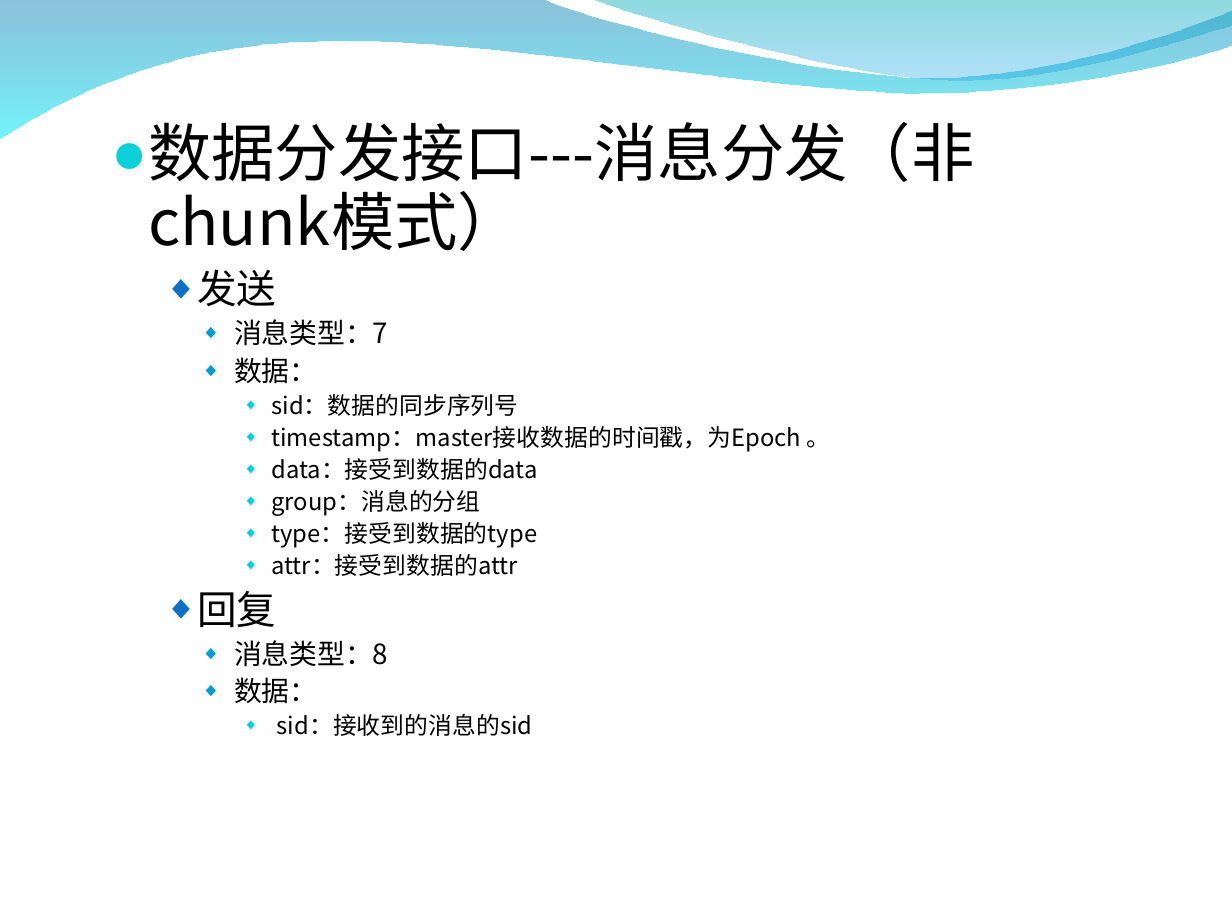
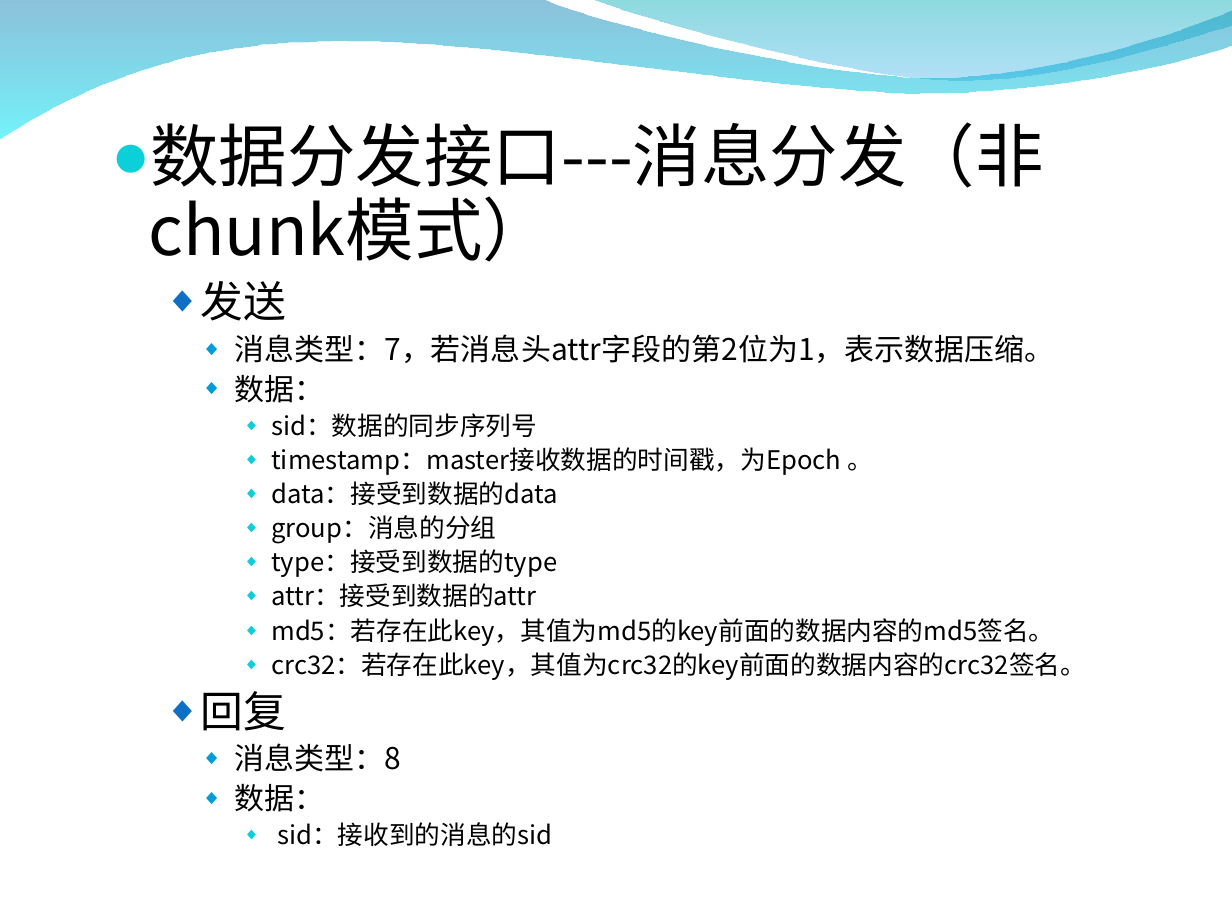
Before and after one commit to zxf1864/cwinux-mq, a slide deck: slide 15 of mq/doc/mq_introduce.ppt. Drawn at 1232x924 pixels with LibreOffice and Linux fonts; fonts in the diff are those of the drawing; background and template pictures are left out. Boxes give left, top, right and bottom in pixels: in the first picture for what was removed or moved away, otherwise in the second. Text is boxed around its words. In the diff, an @@ line names an element or a change of style, - is before the commit and + after.

```diff
--- a/mq/doc/mq_introduce.ppt
+++ b/mq/doc/mq_introduce.ppt
@@ text at (148,122,1043,846): size 29.6 to 32 pt in "数据分发接口---消息分发（非chunk模式）"; size 18.5 to 20 pt in "发送", "回复"; size 12.9 to 14 pt in "数据：", "消息类型：8", "数据："; size 11.1 to 12 pt in "sid：数据的同步序列号", "timestamp：master接收数据的时间戳，为Epoch 。", "data：接受到数据的data", "group：消息的分组" and 3 more places @@
@@ text at (234,334,1055,363): text changed; size 12.9 to 14 pt @@
-    ◆ 消息类型：7
+    ◆ 消息类型：7，若消息头attr字段的第2位为1，表示数据压缩。
@@ text at (271,618,1086,680): paragraphs added @@
+      ◆ md5：若存在此key，其值为md5的key前面的数据内容的md5签名。
+      ◆ crc32：若存在此key，其值为crc32的key前面的数据内容的crc32签名。
```
Also in this commit, not shown: 12 other slides changed, 10 slides added, 1 other file.
